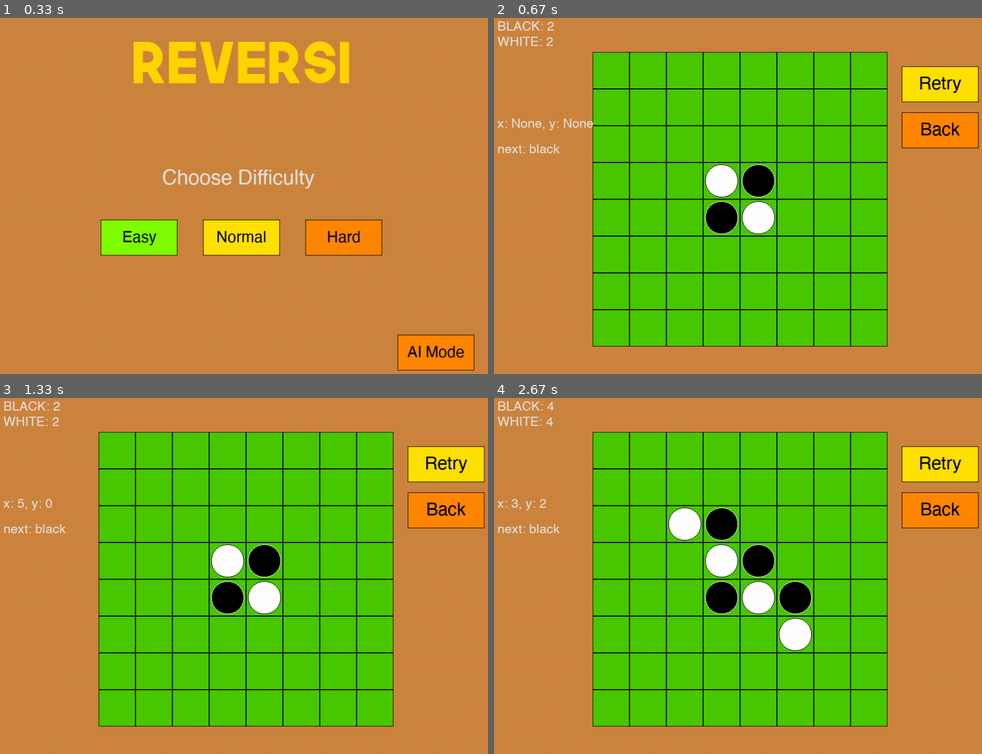
Above: before the commit, frames 1-4 (two rows, left to right).
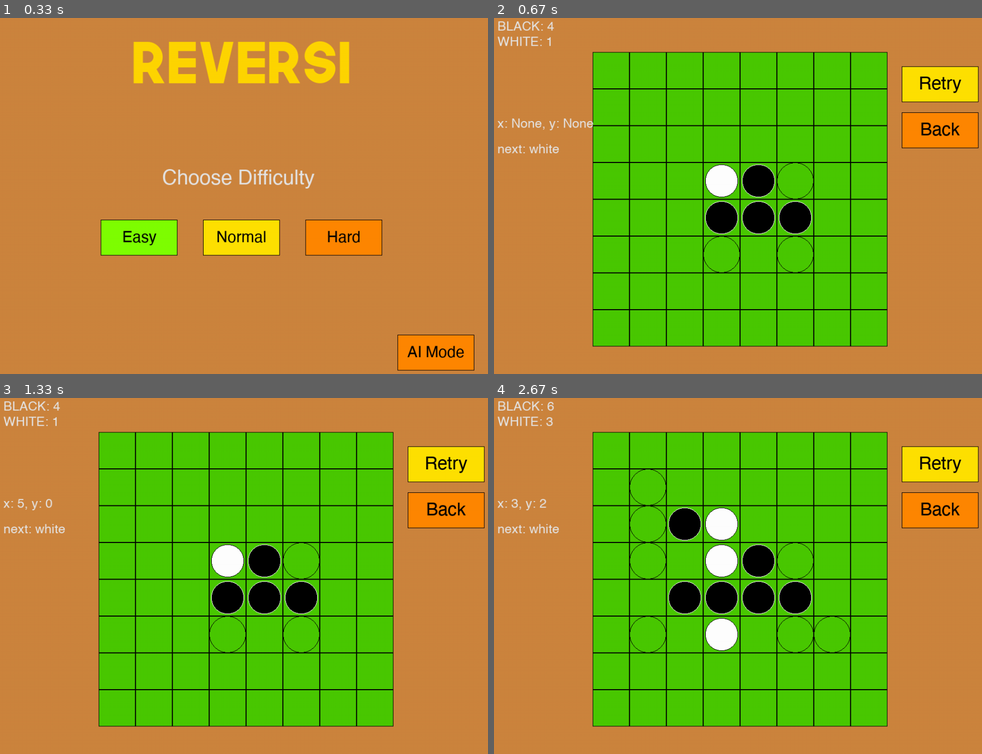
Above: after the commit, the same moments.

Repository: FermatPredictor/simple_ai_chess_algorithm
Game: pygame game, started from Pygame_chess/黑白棋/ui.py
Two runs of this game, one before a commit and one after it. Both use one fixed random seed, a clock stepped at 60 frames per second and the inputs below.
Inputs (mouse positions are in pixels of both pictures, inside the frame that each line leads up to):
- Up to frame 1 (0.33 s): no input
- Up to frame 2 (0.67 s): click (630, 238) at 0.38 s
- Up to frame 3 (1.33 s): click (117, 451) at 0.72 s; click (317, 451) at 1.05 s
- Up to frame 4 (2.67 s): click (796, 611) at 1.38 s; click (747, 454) at 1.72 s; click (738, 625) at 2.05 s; click (723, 515) at 2.38 s

Frame 1 is identical in both runs. In frame 2, 1.3% of the frame differs, in the area x 7-66%, y 1-72%; in frame 3, 1.3%; in frame 4, 3.5%, in the area x 7-74%, y 1-72%.

Commit message:
add hint for reversi

Diff:
--- a/Pygame_chess/黑白棋/globalvar.py
+++ b/Pygame_chess/黑白棋/globalvar.py
@@ -1,9 +1,6 @@
 # global constants are stored here
-P1 = 'x'
-P2 = 'o'
-aiMode = False #黑棋
-diff = 2
-aiPlay = 2 #白棋
+P1_ai = 0
+P2_ai = 0
 WIDTH, HEIGHT = 960, 720
 BLACK = (0,0,0)
 BROWN = (205,133,63)
--- a/Pygame_chess/黑白棋/reversifunc.py
+++ b/Pygame_chess/黑白棋/reversifunc.py
@@ -13,6 +13,9 @@
 
     def opp_color(self):
         return 3^self.playerColor
+
+    def next_turn(self):
+        self.playerColor = self.opp_color()
 
 # the weights of board, big positive value means top priority for opponent
 weights = [[ 100, -20,  10,   5,   5,  10, -20, 100],
@@ -108,11 +111,21 @@
         if (x,y) in valid_moves:
             self.game.makeMove(self.state, valid_moves[(x,y)])
 
+    def check_move(self):
+        # 輪空規則
+        valid_moves = self.game.getValidMoves(self.state)
+        if not valid_moves:
+            self.state.next_turn()
+
+
     def get_board(self):
         return self.state.board
 
     def get_turn(self):
         return self.state.playerColor
+
+    def get_hint(self):
+        return set(self.game.getValidMoves(self.state))
 
     def is_terminal(self):
         return self.game.is_terminal(self.state)
@@ -128,5 +141,5 @@
         return scores[1], scores[2]
 
     def ai_action(self):
-        AI = MinimaxABAgent(3, self.get_turn(), self.game, self.state)
+        AI = MinimaxABAgent(5, self.get_turn(), self.game, self.state)
         AI.choose_action()
--- a/Pygame_chess/黑白棋/spriteclass.py
+++ b/Pygame_chess/黑白棋/spriteclass.py
@@ -60,10 +60,16 @@
             self.image.blit(image, (4,4))
 
     def update(self, stone_type):
+        image = pygame.image.load("sprites/tile.png")
+        self.image.blit(image, (0,0))
         disks = {1: "sprites/b_disk.png", 2:"sprites/w_disk.png"}
         if stone_type!=0:
             image = pygame.image.load(disks[stone_type])
             self.image.blit(image, (4,4))
+
+    def draw_hint(self):
+        center = self.image.get_size()[0]//2
+        pygame.draw.circle(self.image, (0,0,0), (center, center), center, 1) #繪製黑色邊框
 
 
 class chessBoard():
@@ -72,11 +78,13 @@
         self.tiles = [[tile(i, j, board[i][j]) for j in range(8)] for i in range(8)]
         self.tiles_group.add(self.tiles)
 
-
-    def update(self, board):
+    def update(self, board, hints = None):
         for i in range(8):
             for j in range(8):
                 self.tiles[i][j].update(board[i][j])
+        if hints:
+            for x,y in hints:
+                self.tiles[x][y].draw_hint()
 
     def draw(self, screen):
         self.tiles_group.draw(screen)
--- a/Pygame_chess/黑白棋/ui.py
+++ b/Pygame_chess/黑白棋/ui.py
@@ -3,10 +3,7 @@
 import spriteclass as sc
 import reversifunc as rf
 import globalvar as gv
-import aifunc as af
 
-import math
-import time
 
 # 創建顏色(三個參數為RGB)
 GREEN = (128,255,0)
@@ -21,6 +18,7 @@
 
 # menu screen
 def Intro():
+    gv.P1_ai, gv.P2_ai = 0, 0
     texts = pygame.sprite.Group()
     buttons = pygame.sprite.Group()
 
@@ -42,16 +40,13 @@
 
             if evi.type == pygame.MOUSEBUTTONDOWN:
                 if easyButton.rect.collidepoint(pygame.mouse.get_pos()):
-                    gv.diff = 2
-                    gv.aiMode = False
+                    gv.P1_ai = 2
                     InGame()
                 if normButton.rect.collidepoint(pygame.mouse.get_pos()):
-                    gv.diff = 3
-                    gv.aiMode = False
+                    gv.P1_ai = 3
                     InGame()
                 if hardButton.rect.collidepoint(pygame.mouse.get_pos()):
-                    gv.diff = 4
-                    gv.aiMode = False
+                    gv.P1_ai = 4
                     InGame()
                 if aiButton.rect.collidepoint(pygame.mouse.get_pos()):
                     AiMode()
@@ -91,9 +86,8 @@
                 for i in range(3):
                     for j in range(3):
                         if my_buttons[i][j].rect.collidepoint(pygame.mouse.get_pos()):
-                            gv.aiPlay = i+2
-                            gv.diff = j+2
-                            gv.aiMode = True
+                            gv.P1_ai = i+2
+                            gv.P2_ai = j+2
                             InGame()
                 if backButton.rect.collidepoint(pygame.mouse.get_pos()):
                     Intro()
@@ -106,10 +100,6 @@
 # gameplay
 def InGame():
     game = rf.Reversi_Gmae()
-    #curBoard = [['.' for x in range(8)] for y in range(8)]
-    #noMoves = 0
-    #curBoard = rf.initializeBoard(curBoard)
-   # curTurn = gv.P1
 
     texts = pygame.sprite.Group()
     buttons = pygame.sprite.Group()
@@ -121,10 +111,16 @@
 
     blackScore, whiteScore = 2, 2
     click_x, click_y = None, None
+
+    def is_ai_turn():
+        return game.get_turn()==1 and gv.P1_ai or game.get_turn()==2 and gv.P2_ai
+
     while True:
         texts.empty()
+
         if not game.is_terminal():
-            if game.get_turn()==1 and gv.aiMode or game.get_turn()==2:
+            game.check_move() # 輪空規則
+            if is_ai_turn():
                 game.ai_action()
         else:
             if blackScore > whiteScore:
@@ -140,51 +136,16 @@
             texts.add(resultText)
 
 
-        # if not game.is_terminal():
-        #     validPos = rf.getValidMoves(curBoard, curTurn)
-        #     if len(validPos) > 0:
-        #         noMoves = 0
-        #         if curTurn == gv.P1 and gv.aiMode or curTurn == gv.P2 and gv.diff:
-        #             depth = gv.aiPlay if curTurn == gv.P1 else gv.diff
-        #             value, oppMove = af.miniMax(curBoard, depth, -math.inf, math.inf, True, curTurn)
-        #             if oppMove in validPos:
-        #                 curBoard = rf.makeMove(curBoard, curTurn, oppMove[0], oppMove[1])
-        #                 curTurn = gv.P2 if curTurn == gv.P1 else gv.P1
-        #     else:
-        #         curTurn = gv.P2 if curTurn == gv.P1 else gv.P1
-        #         noMoves += 1
-
-        # if noMoves>0:
-        #     TEXT = 'No moves for WHITE' if curTurn == gv.P1 else 'No moves for BLACK'
-        #     noText = sc.text(TEXT, gv.HELV, 25, (730, 10), gv.GREY)
-        #     texts.add(noText)
-
-        # if rf.getEmptyTiles(curBoard) == 0 or noMoves == 2:
-
-        #     if blackScore > whiteScore:
-        #         result = 'BLACK WIN!'
-        #     elif blackScore < whiteScore:
-        #         result = 'WHITE WIN!'
-        #     else:
-        #         result = 'DRAW!'
-
-        #     gameOverText = sc.text('Game OVER!', gv.HELV, 30, (10, 70), gv.BLACK)
-        #     resultText = sc.text(result, gv.NEXT, 30, (10, 100), gv.BLACK)
-        #     texts.add(gameOverText)
-        #     texts.add(resultText)
-
         for evg in pygame.event.get():
             if evg.type == pygame.QUIT:
                 pygame.display.quit()
 
             if evg.type == pygame.MOUSEBUTTONDOWN:
-                for aTile in sum(ui_board.tiles, []):
-                    if aTile.rect.collidepoint(pygame.mouse.get_pos()):
-                        click_x, click_y = aTile.xInd, aTile.yInd
-                        game.make_move(click_x, click_y)
-                        # curBoard = rf.makeMove(curBoard, curTurn, aTile.xInd, aTile.yInd)
-                        # curTurn = gv.P2 if curTurn == gv.P1 else gv.P1
-                        # aiThink = sc.text('AI is thinking...', gv.HELV, 25, (770, 10), gv.GREY)
+                if not is_ai_turn():
+                    for aTile in sum(ui_board.tiles, []):
+                        if aTile.rect.collidepoint(pygame.mouse.get_pos()):
+                            click_x, click_y = aTile.xInd, aTile.yInd
+                            game.make_move(click_x, click_y)
 
                 if retryButton.rect.collidepoint(pygame.mouse.get_pos()):
                     InGame()
@@ -200,7 +161,7 @@
         texts.add(blackText, whiteText, clickText, next_move_text)
 
         screen.fill(gv.BROWN)
-        ui_board.update(game.get_board())
+        ui_board.update(game.get_board(), game.get_hint())
         ui_board.draw(screen)
         buttons.draw(screen)
         texts.draw(screen)
